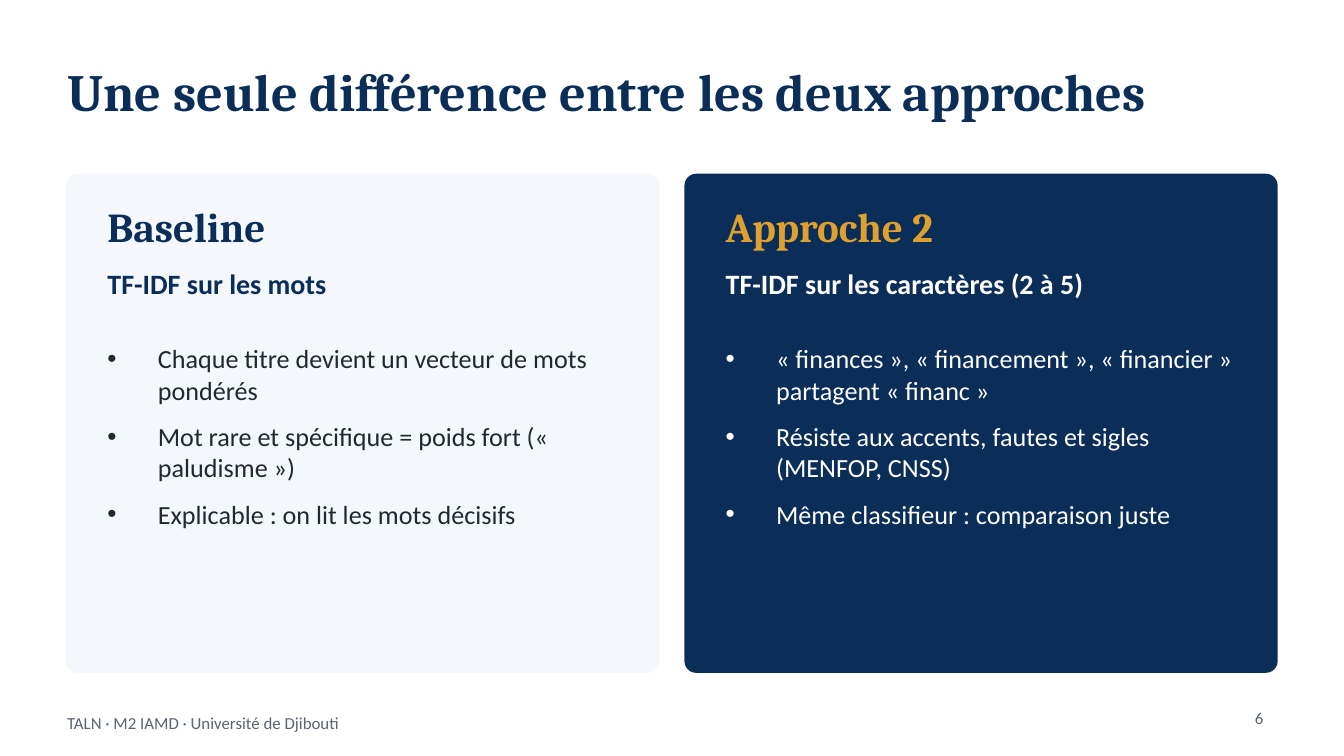
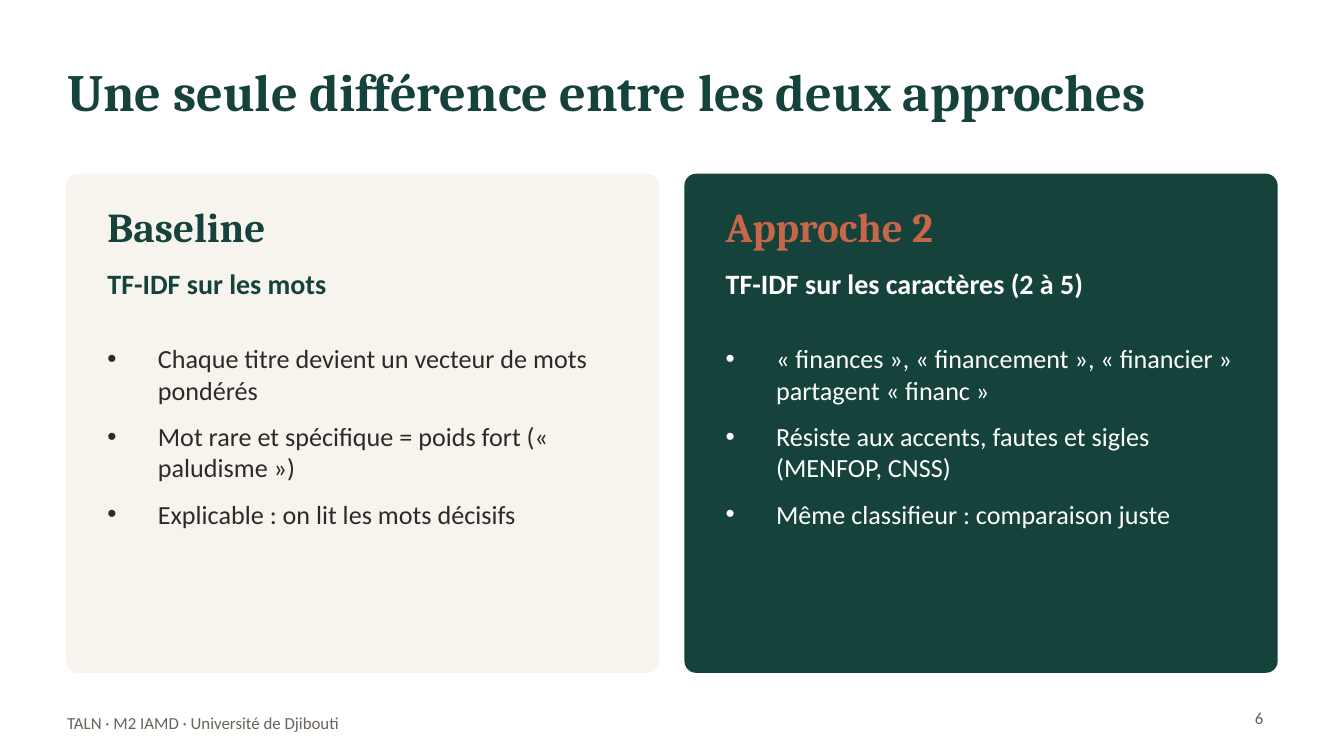
Before and after one commit to fatouu50/taln-classification-djibouti, a slide deck: slide 6 of rapport/Soutenance_TALN_Classification_thematique.pptx. Drawn at 1344x756 pixels with LibreOffice and Linux fonts; fonts in the diff are those of the drawing. Boxes give left, top, right and bottom in pixels: in the first picture for what was removed or moved away, otherwise in the second. Text is boxed around its words. In the diff, an @@ line names an element or a change of style, - is before the commit and + after.

```diff
--- a/rapport/Soutenance_TALN_Classification_thematique.pptx
+++ b/rapport/Soutenance_TALN_Classification_thematique.pptx
@@ rounded rectangle at <box>67,175,659,672</box>: fill #F4F7FB to #F7F4EE; outline #F4F7FB 1 pt to #F7F4EE 1 pt @@
@@ rounded rectangle at <box>685,175,1277,672</box>: fill #0B2E59 to #16423C; outline #0B2E59 1 pt to #16423C 1 pt @@
@@ text "Approche 2" at <box>726,213,933,251</box>: text colour #E0A030 to #C8664A @@
@@ text colour #0B2E59 to #16423C in 3 elements at <box>67,73,1146,122</box>, <box>107,213,265,243</box>, <box>107,274,327,295</box> @@
@@ text "TALN · M2 IAMD · ..." at <box>67,717,339,732</box>: text colour #5A6472 to #6B6259 @@
@@ page number at <box>1255,712,1264,724</box>: text colour #5A6472 to #6B6259 @@
```
Also in this commit, not shown: 7 other slides changed.
